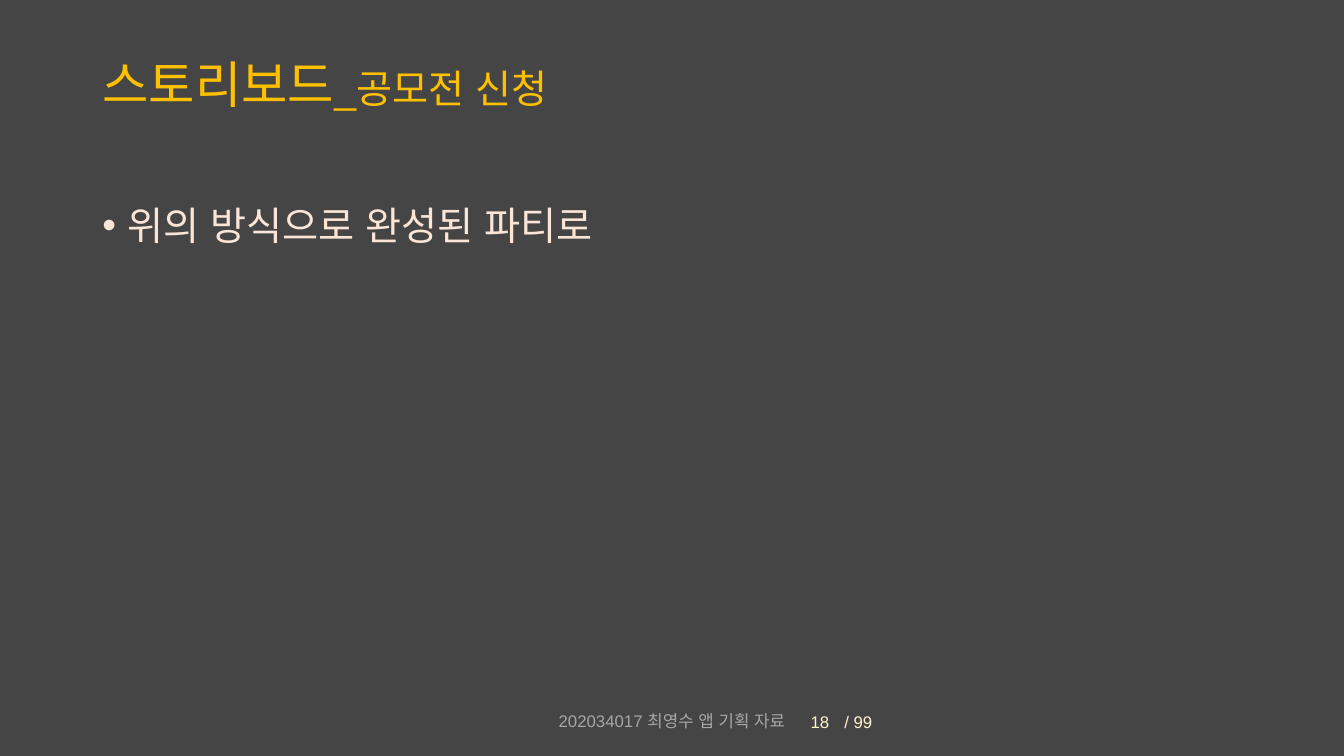
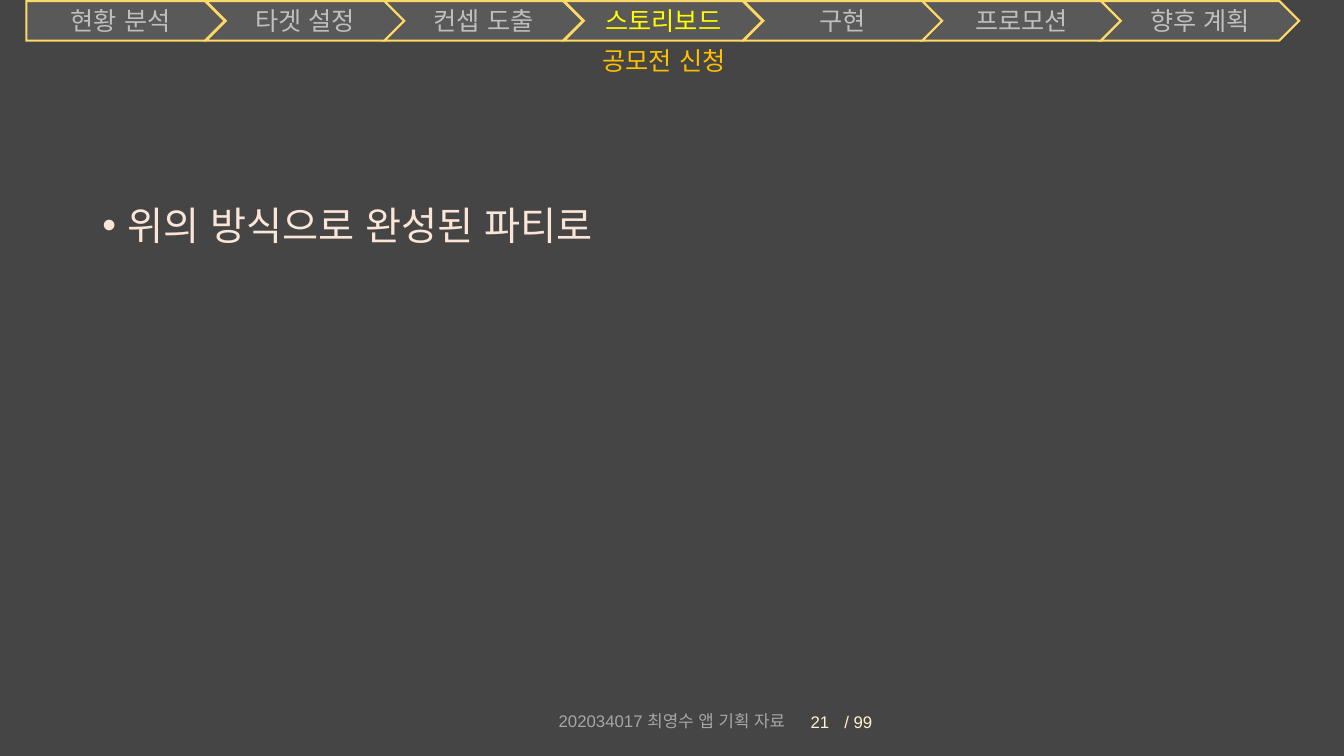
Before and after one commit to Chronos410/PartyCompetition, a slide deck: slide 21 of 대충 설계도.pptx (slide 18 before the commit). Drawn at 1344x756 pixels with LibreOffice and Linux fonts; fonts in the diff are those of the drawing. Boxes give left, top, right and bottom in pixels: in the first picture for what was removed or moved away, otherwise in the second. Text is boxed around its words. In the diff, an @@ line names an element or a change of style, - is before the commit and + after.

```diff
--- a/대충 설계도.pptx
+++ b/대충 설계도.pptx
@@ group added at <box>26,1,1300,40</box>: 6 chevrons, 1 pentagon arrow @@
+현황 분석
+타겟 설정
+스토리보드
+컨셉 도출
+향후 계획
+프로모션
+구현
@@ title at <box>603,49,725,72</box>: text changed; size 28 to 18 pt @@
-스토리보드_공모전 신청
+공모전 신청
@@ page number at <box>811,716,830,728</box>: text changed @@
-18
+21
```
Also in this commit, not shown: 19 other slides changed, 5 slides added, 5 other files.
